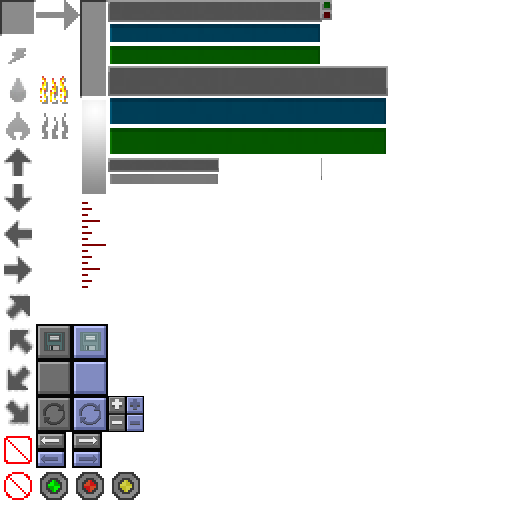
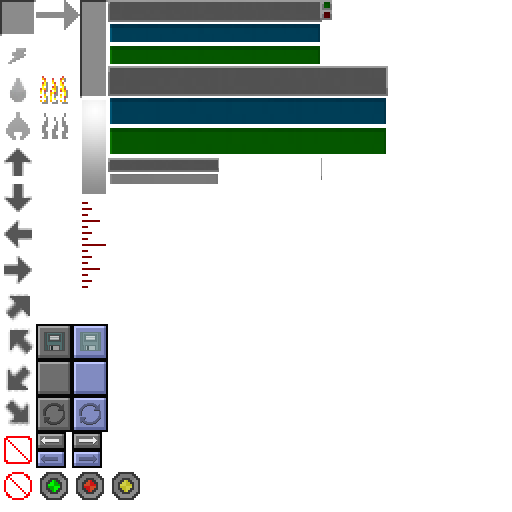
Revision of a layered w=512, h=512 image; what changed, layer by layer:
removed layer "plus" over left=108, top=396, right=144, bottom=432
